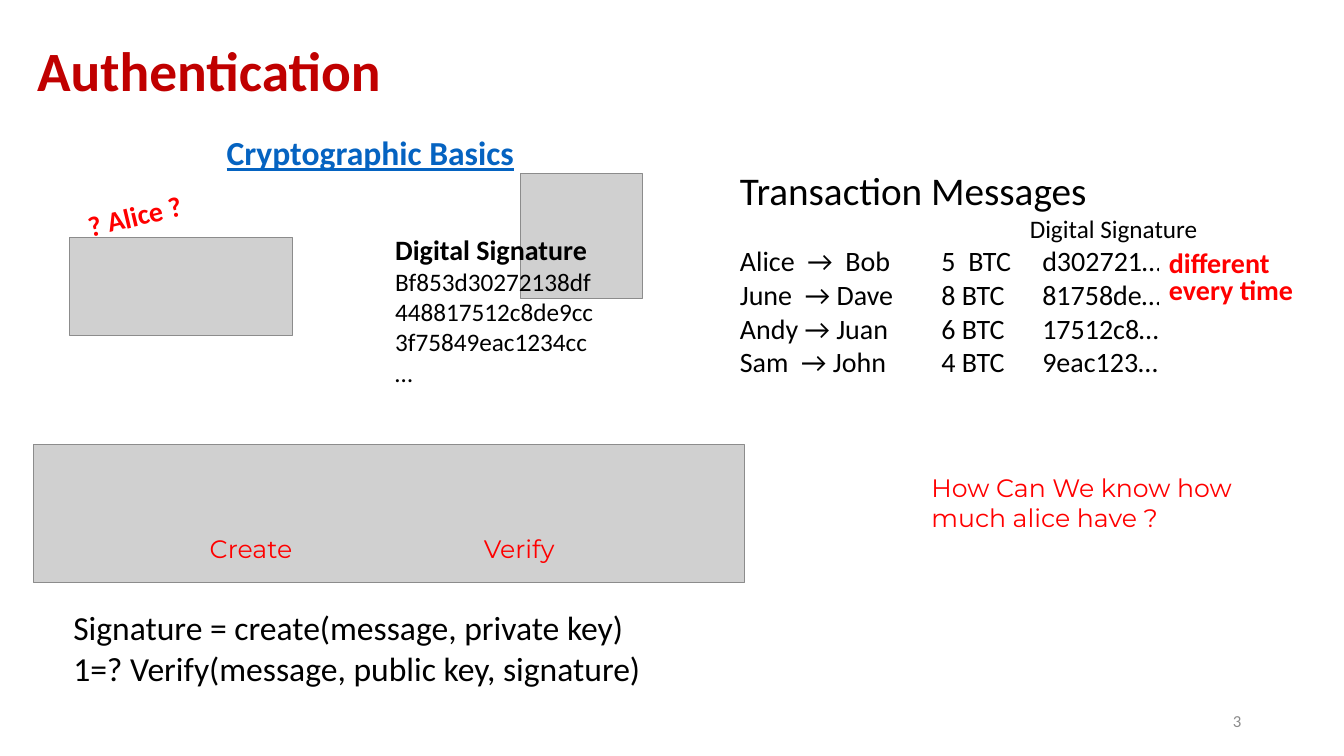
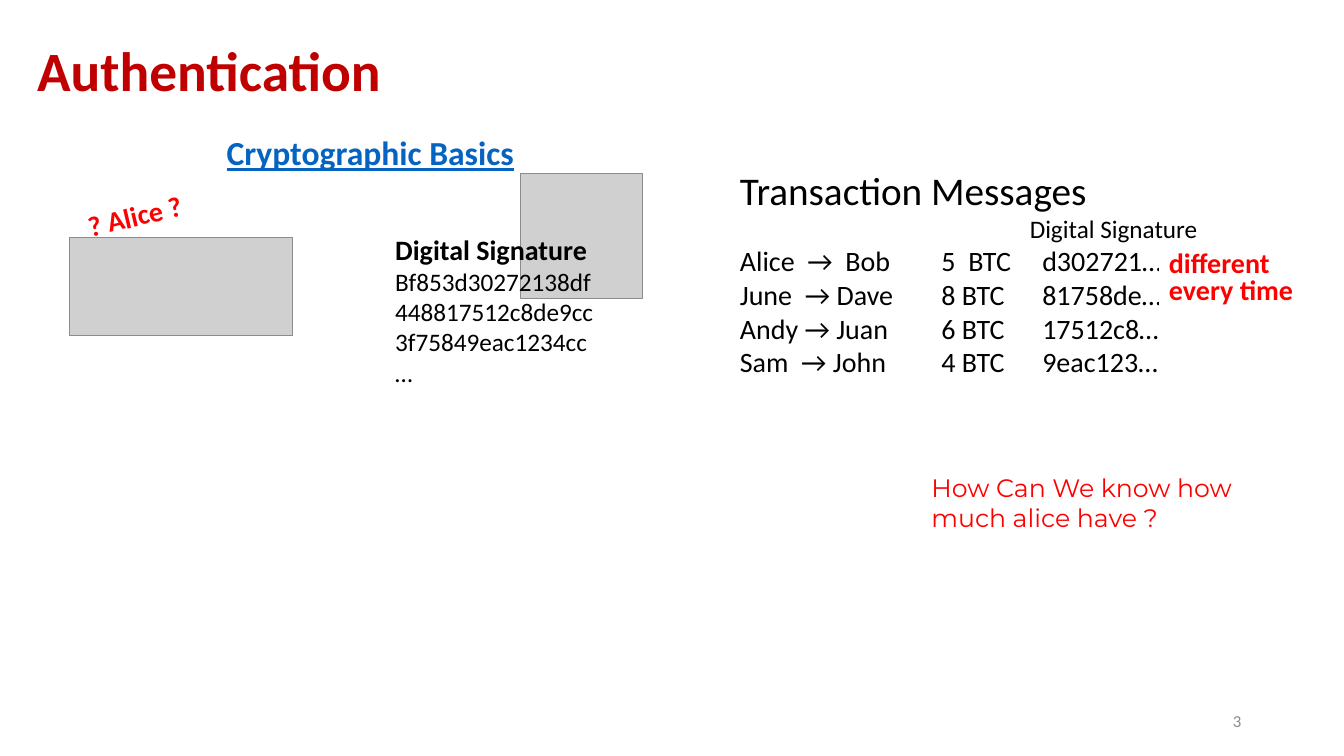
Before and after one commit to andyplusplus/blockchain, a slide deck: slide 3 of how_bitcoin_works/How_03_Transactions.pptx. Drawn at 1344x756 pixels with LibreOffice and Linux fonts; fonts in the diff are those of the drawing; grey boxes stand for pictures; background and template pictures are left out. Boxes give left, top, right and bottom in pixels: in the first picture for what was removed or moved away, otherwise in the second. Text is boxed around its words. In the diff, an @@ line names an element or a change of style, - is before the commit and + after.

```diff
--- a/how_bitcoin_works/How_03_Transactions.pptx
+++ b/how_bitcoin_works/How_03_Transactions.pptx
@@ picture removed at (33, 445, 744, 583) @@
@@ text removed at (484, 539, 555, 563) @@
-Verify
@@ text removed at (210, 540, 293, 558) @@
-Create
@@ text removed at (73, 615, 640, 687) @@
-Signature = create(message, private key)
-1=? Verify(message, public key, signature)
```
Also in this commit, not shown: 3 other slides changed, 10 other files.
